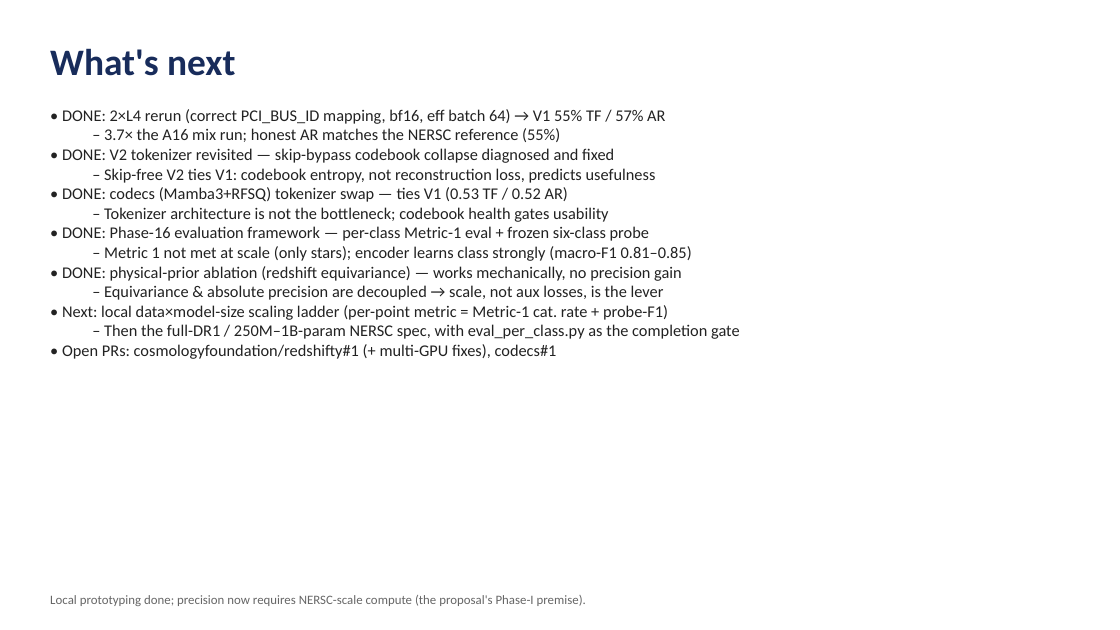
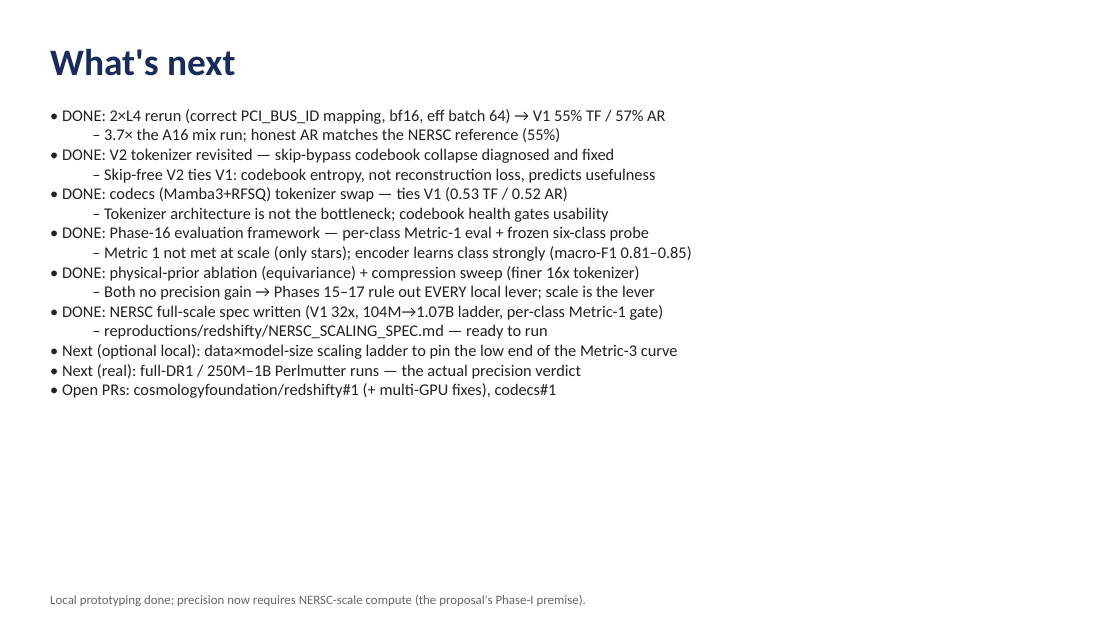
Before and after one commit to usfcs-edu/agentic-lensing, a slide deck: slide 15 of reproductions/redshifty/papers/spectrumfm_status_2026-06-02.pptx (slide 14 before the commit). Drawn at 1120x630 pixels with LibreOffice and Linux fonts; fonts in the diff are those of the drawing. Boxes give left, top, right and bottom in pixels: in the first picture for what was removed or moved away, otherwise in the second. Text is boxed around its words. In the diff, an @@ line names an element or a change of style, - is before the commit and + after.

```diff
--- a/reproductions/redshifty/papers/spectrumfm_status_2026-06-02.pptx
+++ b/reproductions/redshifty/papers/spectrumfm_status_2026-06-02.pptx
@@ text at [62,266,678,379]: text changed @@
-• DONE: physical-prior ablation (redshift equivariance) — works mechanically, no precision gain
-  – Equivariance & absolute precision are decoupled → scale, not aux losses, is the lever
-• Next: local data×model-size scaling ladder (per-point metric = Metric-1 cat. rate + probe-F1)
-  – Then the full-DR1 / 250M–1B-param NERSC spec, with eval_per_class.py as the completion gate
+• DONE: physical-prior ablation (equivariance) + compression sweep (finer 16x tokenizer)
+  – Both no precision gain → Phases 15–17 rule out EVERY local lever; scale is the lever
+• DONE: NERSC full-scale spec written (V1 32x, 104M→1.07B ladder, per-class Metric-1 gate)
+  – reproductions/redshifty/NERSC_SCALING_SPEC.md — ready to run
+• Next (optional local): data×model-size scaling ladder to pin the low end of the Metric-3 curve
+• Next (real): full-DR1 / 250M–1B Perlmutter runs — the actual precision verdict
```
Also in this commit, not shown: 1 slide added, 11 other files.
